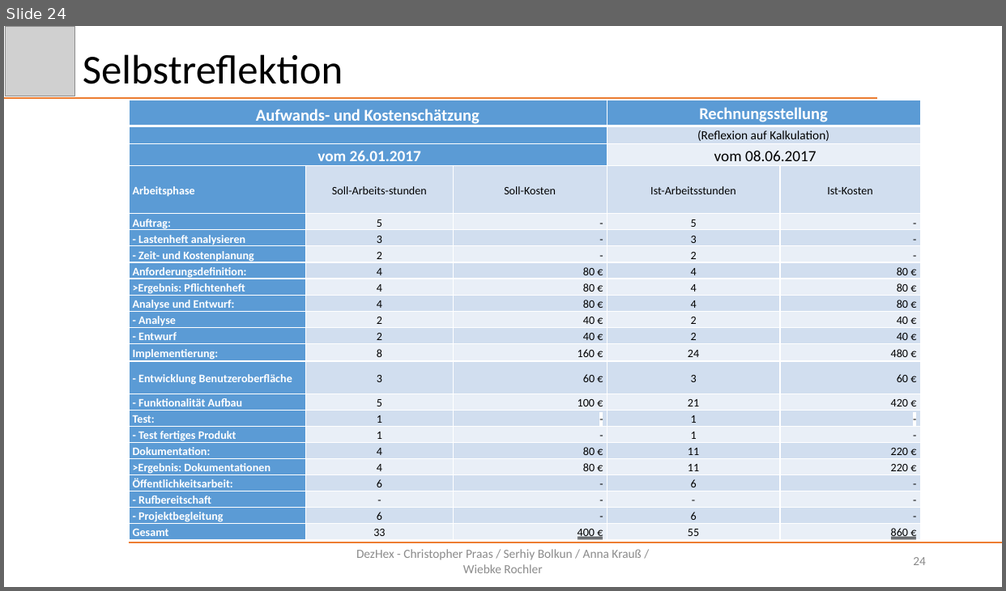
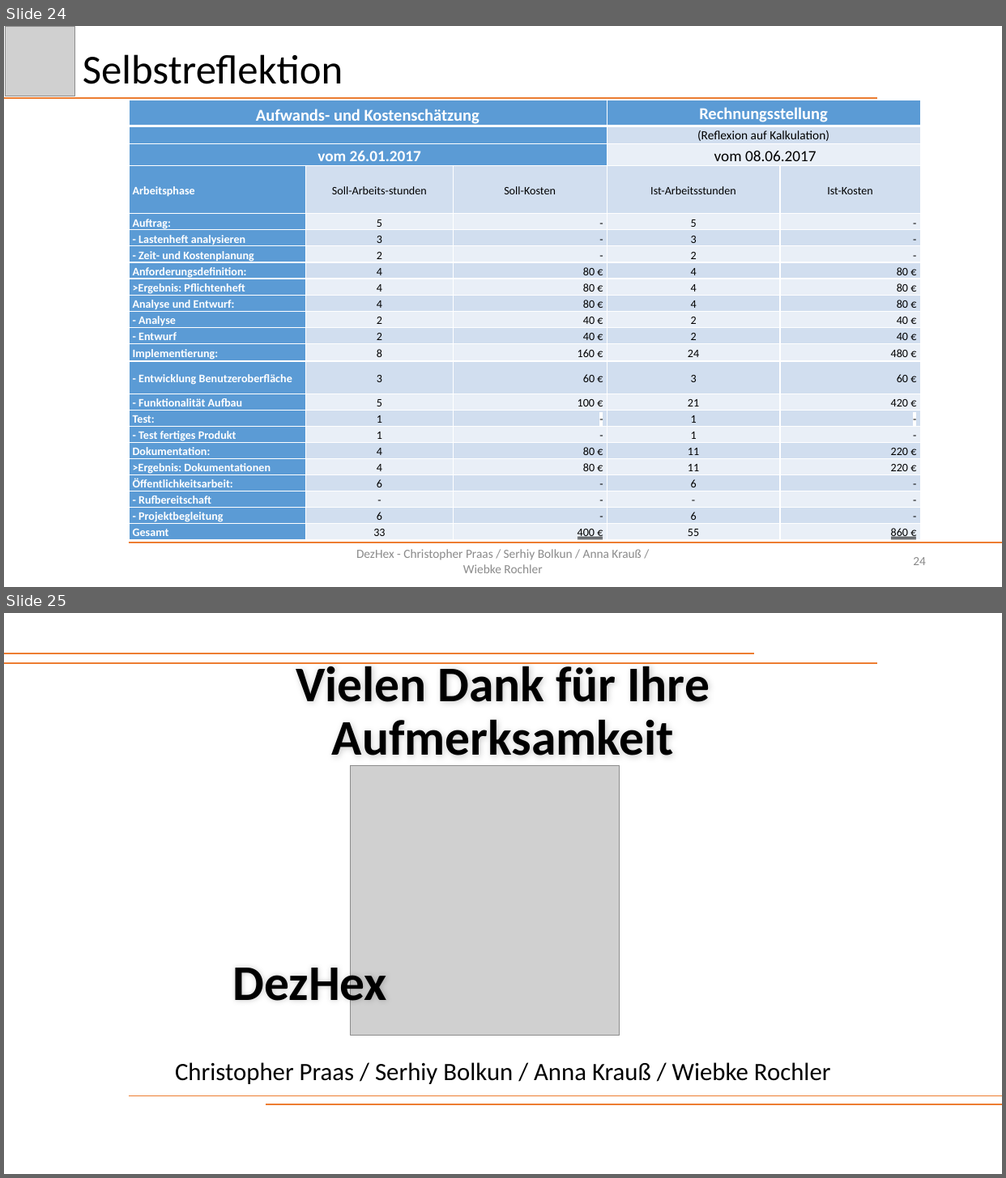
Before and after one commit to Schnitzel128/sejava, a slide deck: Präsentation/DezHex.pptx. Shown one above the other, each under a label of ours: slide 24 before the commit, slides 24 and 25 after it. The pictures are 1006x591 and 1006x1178 pixels, drawn with LibreOffice and Linux fonts; fonts in the diff are those of the drawing; grey boxes stand for pictures. Boxes give left, top, right and bottom in pixels: in the first picture for what was removed or moved away, otherwise in the second. Text is boxed around its words. In the diff, an @@ line names an element or a change of style, - is before the commit and + after.

Commit message:
Final Version Präsentation

```diff
--- a/Präsentation/DezHex.pptx
+++ b/Präsentation/DezHex.pptx
@@ slide 25 added at bbox=[4, 613, 1002, 1174], background #FFFFFF @@
@@ line added from (4, 653) to (754, 653), #ED7D31 1.5 pt @@
@@ line added from (4, 663) to (878, 663), #ED7D31 1.5 pt @@
@@ title added at bbox=[296, 662, 710, 767], 48 pt, text #000000, bold @@
+Vielen Dank für Ihre Aufmerksamkeit
@@ picture added at bbox=[351, 765, 620, 1034] @@
@@ text added at bbox=[232, 959, 387, 1012], 48 pt, text #000000, bold @@
+DezHex
@@ subtitle added at bbox=[175, 1063, 831, 1084], 24 pt, text #000000 @@
+Christopher Praas / Serhiy Bolkun / Anna Krauß / Wiebke Rochler
@@ line added from (129, 1097) to (1002, 1097), #ED7D31 1.5 pt @@
@@ line added from (266, 1105) to (1002, 1105), #ED7D31 1.5 pt @@
```
